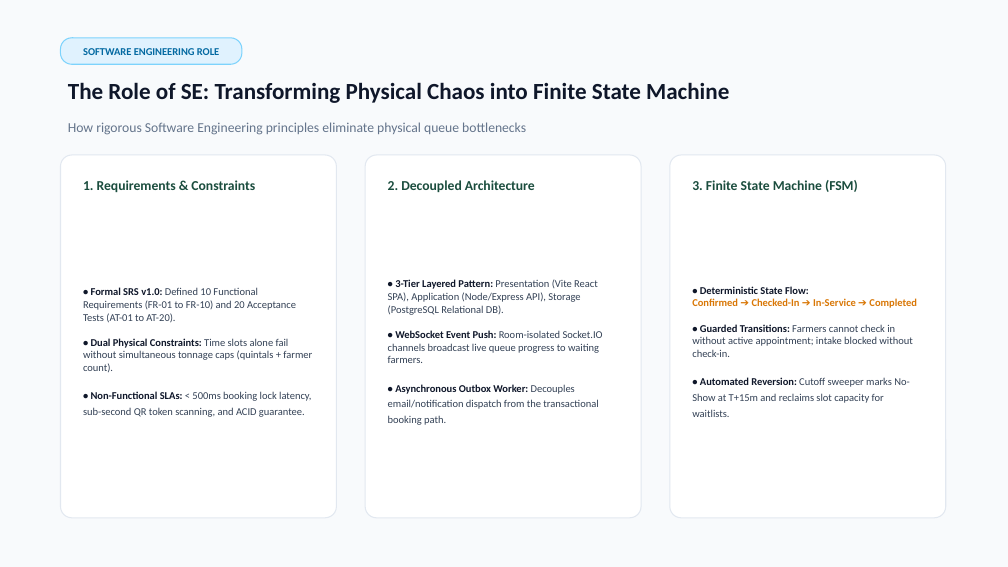
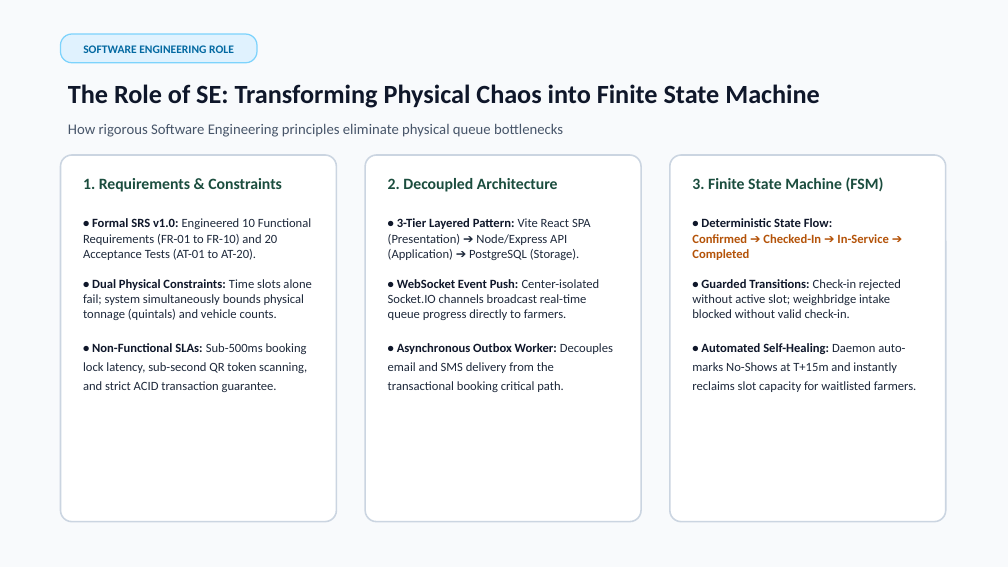
Before and after one commit to jaivintretiya16-04/smart-agri-procurement, a slide deck: slide 2 of Smart_Agri_Procurement_Presentation.pptx. Drawn at 1008x567 pixels with LibreOffice and Linux fonts; fonts in the diff are those of the drawing. Boxes give left, top, right and bottom in pixels: in the first picture for what was removed or moved away, otherwise in the second. Text is boxed around its words. In the diff, an @@ line names an element or a change of style, - is before the commit and + after.

Commit message:
fix(ppt): top-align card text and scale fonts to 12-18pt for high legibility

```diff
--- a/Smart_Agri_Procurement_Presentation.pptx
+++ b/Smart_Agri_Procurement_Presentation.pptx
@@ text "SOFTWARE ENGINEERING ROLE" at (83,45,234,53): size 10 to 11 pt @@
@@ rounded rectangle: place and size @@
-rounded rectangle at (60,38,242,64)
+rounded rectangle at (60,34,257,63)
@@ rounded rectangle at (60,34,257,63): outline #7DD3FC 1 pt to #7DD3FC 1.2 pt; proportions changed @@
@@ text "The Role of SE: Transforming ..." at (68,84,820,108): size 22 to 25 pt @@
@@ text "How rigorous Software Engineering principles ..." at (68,124,563,137): size 13 to 14 pt, text colour #64748B to #475569 @@
@@ rounded rectangle: place and size @@
-rounded rectangle at (60,155,337,518)
+rounded rectangle at (60,155,337,522)
@@ rounded rectangle: place and size @@
-rounded rectangle at (365,155,641,518)
+rounded rectangle at (365,155,641,522)
@@ outline #E2E8F0 1 pt to #CBD5E1 1.5 pt in 3 elements at (60,155,337,522), (365,155,641,522), (670,155,946,522) @@
@@ rounded rectangle: place and size @@
-rounded rectangle at (670,155,946,518)
+rounded rectangle at (670,155,946,522)
@@ size 13 to 15 pt; vertical alignment middle to top in 3 elements at (83,178,282,192), (388,178,558,192), (692,177,884,191) @@
@@ text at (83,218,311,392): text changed; size 10 to 12 pt; text colour #334155 to #1E293B @@
-• Formal SRS v1.0: Defined 10 Functional Requirements (FR-01 to FR-10) and 20 Acceptance Tests (AT-01 to AT-20).
-• Dual Physical Constraints: Time slots alone fail without simultaneous tonnage caps (quintals + farmer count).
-• Non-Functional SLAs: < 500ms booking lock latency, sub-second QR token scanning, and ACID guarantee.
+• Formal SRS v1.0: Engineered 10 Functional Requirements (FR-01 to FR-10) and 20 Acceptance Tests (AT-01 to AT-20).
+• Dual Physical Constraints: Time slots alone fail; system simultaneously bounds physical tonnage (quintals) and vehicle counts.
+• Non-Functional SLAs: Sub-500ms booking lock latency, sub-second QR token scanning, and strict ACID transaction guarantee.
@@ text at (388,218,613,392): text changed; size 10 to 12 pt; text colour #334155 to #1E293B @@
-• 3-Tier Layered Pattern: Presentation (Vite React SPA), Application (Node/Express API), Storage (PostgreSQL Relational DB).
-• WebSocket Event Push: Room-isolated Socket.IO channels broadcast live queue progress to waiting farmers.
-• Asynchronous Outbox Worker: Decouples email/notification dispatch from the transactional booking path.
+• 3-Tier Layered Pattern: Vite React SPA (Presentation) ➔ Node/Express API (Application) ➔ PostgreSQL (Storage).
+• WebSocket Event Push: Center-isolated Socket.IO channels broadcast real-time queue progress directly to farmers.
+• Asynchronous Outbox Worker: Decouples email and SMS delivery from the transactional booking critical path.
@@ vertical alignment middle to top in 3 elements at (83,218,311,392), (388,218,613,392), (692,218,917,392) @@
@@ text at (692,218,917,392): text changed; size 10 to 12 pt; text colour #334155 to #1E293B @@
-• Deterministic State Flow:
-Confirmed ➔ Checked-In ➔ In-Service ➔ Completed
-• Guarded Transitions: Farmers cannot check in without active appointment; intake blocked without check-in.
-• Automated Reversion: Cutoff sweeper marks No-Show at T+15m and reclaims slot capacity for waitlists.
+• Deterministic State Flow:
+Confirmed ➔ Checked-In ➔ In-Service ➔ Completed
+• Guarded Transitions: Check-in rejected without active slot; weighbridge intake blocked without valid check-in.
+• Automated Self-Healing: Daemon auto-marks No-Shows at T+15m and instantly reclaims slot capacity for waitlisted farmers.
```
Also in this commit, not shown: 4 other slides changed, 1 other file.
